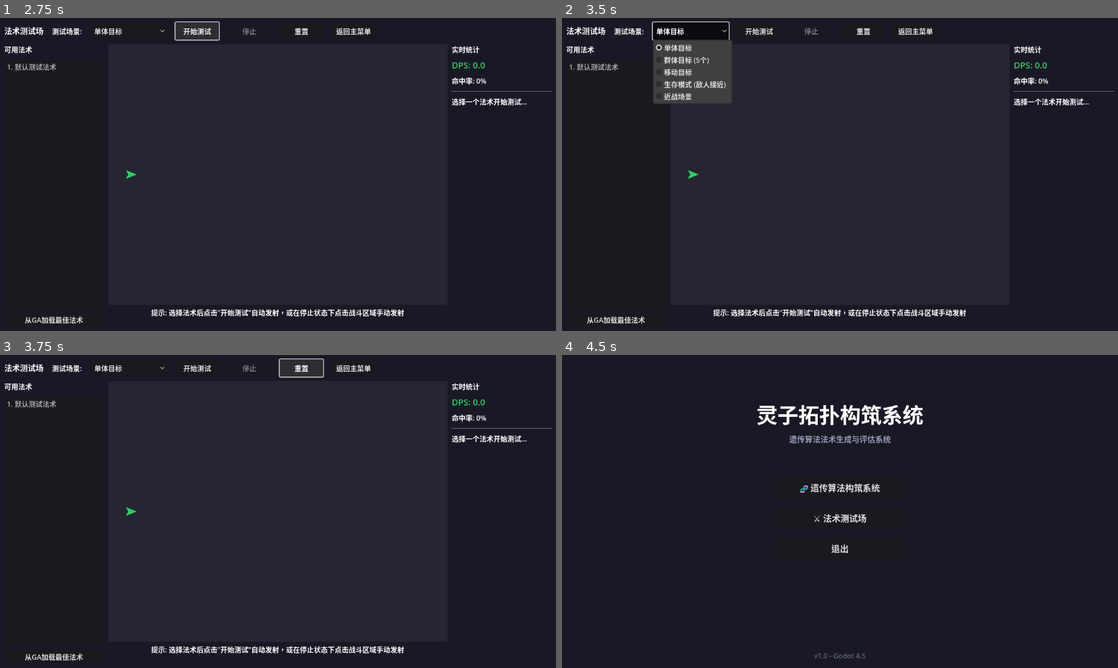
Above: before the commit, frames 1-4 (two rows, left to right).
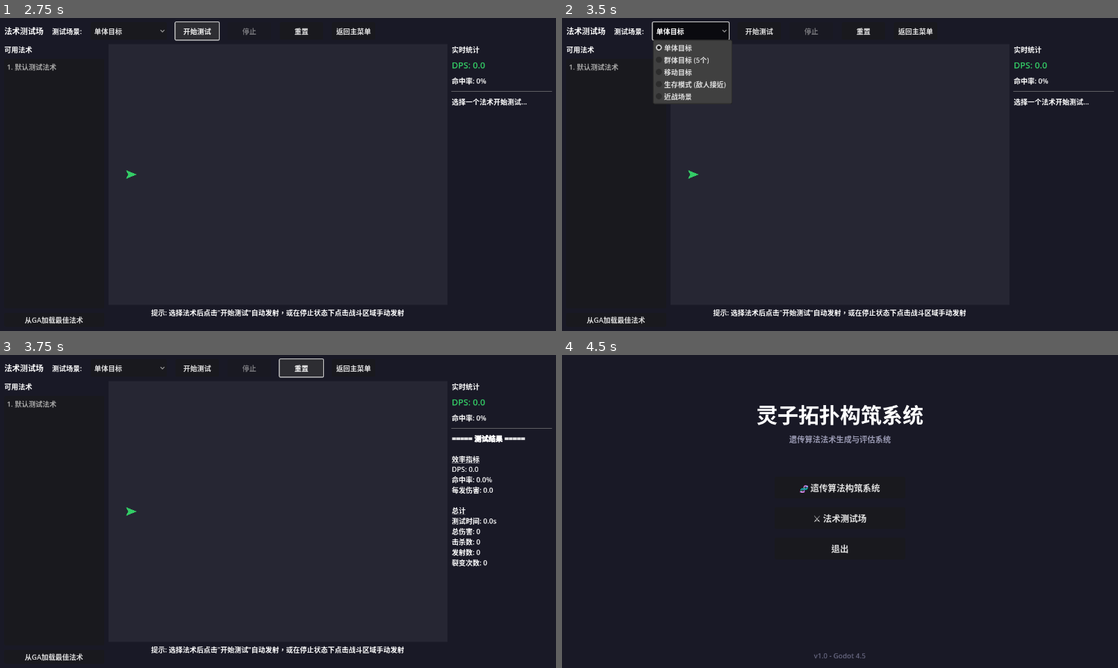
Above: after the commit, the same moments.

Repository: gdszyy/lingzi-topology-system
Game: Godot game, scene res://scenes/main_menu/main_menu.tscn
Two runs of this game, one before a commit and one after it. Both use one fixed random seed, a clock stepped at 60 frames per second and the inputs below.
Inputs:
- Up to frame 1 (2.75 s): click "⚔️ 法术测试场" at 0.5 s; click "开始测试" at 1.25 s; click "开始测试" at 2 s
- Up to frame 2 (3.5 s): click "单体目标" at 2.75 s
- Up to frame 3 (3.75 s): click "重置" at 3.5 s
- Up to frame 4 (4.5 s): click "返回主菜单" at 4.25 s

Frames 1-2 are identical in both runs. In frame 3, 1.0% of the frame differs, in the area x 81-95%, y 25-68%; in frame 4, nothing differs.
Error before the commit: Parse Error: Too few arguments for "_find_nearest_enemy()" call. Expected at least 1 but received 0. (res://scenes/battle_test/entities/spell_caster.gd:59)

Commit message:
fix: 修复_find_nearest_enemy调用缺少参数的问题

Diff:
--- a/scenes/battle_test/entities/spell_caster.gd
+++ b/scenes/battle_test/entities/spell_caster.gd
@@ -56,7 +56,7 @@
 	if target_position != Vector2.ZERO:
 		direction = (target_position - global_position).normalized()
 	elif aim_at_nearest:
-		var nearest = _find_nearest_enemy()
+		var nearest = _find_nearest_enemy(global_position)
 		if nearest != null:
 			direction = (nearest.global_position - global_position).normalized()
 		else:
@@ -69,7 +69,7 @@
 
 	# 设置追踪目标
 	if current_spell.carrier != null and current_spell.carrier.homing_strength > 0:
-		var nearest = _find_nearest_enemy()
+		var nearest = _find_nearest_enemy(global_position)
 		if nearest != null:
 			projectile.set_target(nearest)
 
